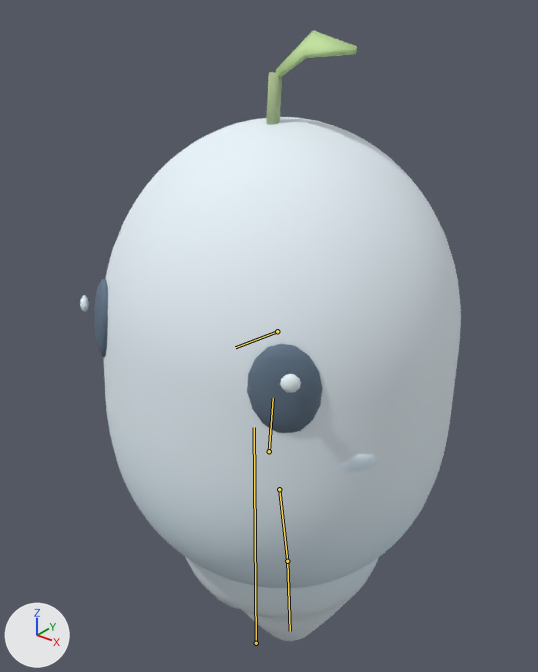
Renders of the glTF model public/assets/models/characters/enemy_espirito.glb from each side of a commit.
Camera for both pictures: a camera (50 mm lens) standing at (0.842, -1.004, 1.465) and looking at (-0.048, 0.109, 0.775). Every picture has the same lights, and +X, +Y and +Z are marked at lower left. The first picture is the older version. Both versions are drawn at frame 0 of the action 'windup'; the numbers are the values there. The bones that bend it are drawn over the model as lines.

In view in the first picture: 'creature'.
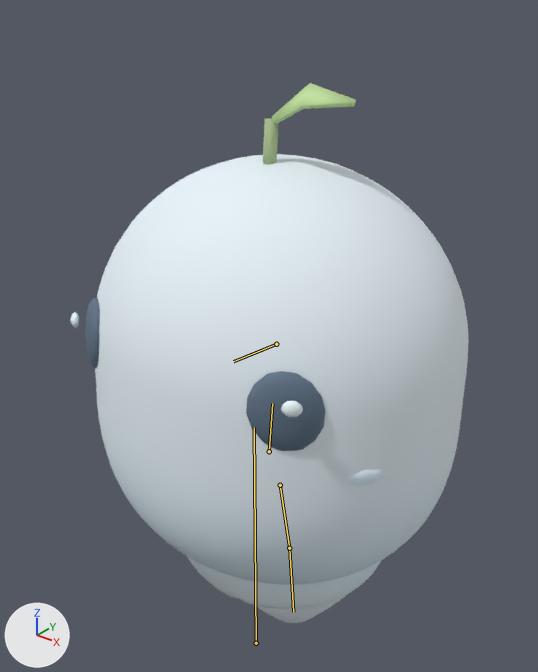
What differs and where, as boxes [x1, y1, x2, y2] in the pictures (538 x 672 px):
'creature', posed (12% shorter): before [80, 30, 461, 641]; after [71, 83, 469, 623]
bone 'body', root to tip: before (269, 451) to (273, 398); after (269, 451) to (272, 403)

The edits, one by one:
Bone 'body' (bone_body) is rescaled from (1.0, 1.0, 1.0) to (1.06, 0.9, 1.04).
